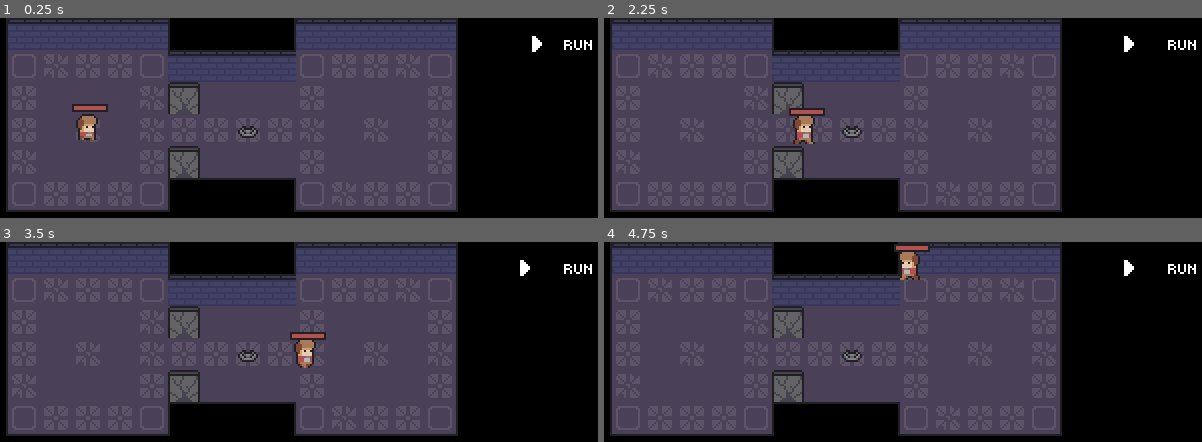
Above: before the commit, frames 1-4 (two rows, left to right).
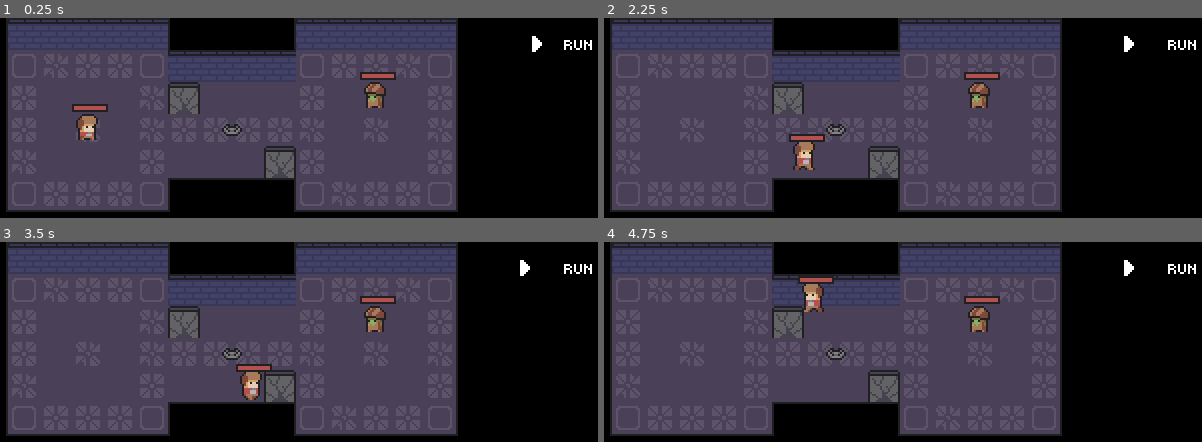
Above: after the commit, the same moments.

Repository: Guthen/KnightHelper
Game: Godot game, scene res://game/Game.tscn
The game is run twice, just before and just after one commit, with the same random seed, the same clock (stepped at 60 frames per second) and the same inputs.
Inputs (mouse positions are in pixels of both pictures, inside the frame that each line leads up to):
- Up to frame 1 (0.25 s): no input
- Up to frame 2 (2.25 s): click (1166, 44) at 0.5 s; tap Enter at 1.25 s; hold D (right) 1.28-2.03 s; hold S (down) from 2.03 s (still down)
- Up to frame 3 (3.5 s): release S (down) at 2.78 s; hold D (right) from 2.78 s (still down)
- Up to frame 4 (4.75 s): release D (right) at 3.53 s; hold Z (up) 3.53-4.28 s; hold Q (left) from 4.28 s (still down)

The runs differ from the first frame. In frame 1, 2.2% of the frame differs, in the area x 28-67%, y 27-80%; in frame 2, 3.2%; in frame 3, 3.5%; in frame 4, 3.5%, in the area x 28-67%, y 1-80%.

Commit message:
Character Parent Scene + Goblin + Center Bear Trap

Diff:
--- a/player/Player.tscn
+++ b/character/Character.tscn
@@ -1,40 +1,40 @@
 [gd_scene load_steps=11 format=2]
 
-[ext_resource path="res://player/player.png" type="Texture" id=1]
-[ext_resource path="res://player/player.gd" type="Script" id=2]
+[ext_resource path="res://character/character.gd" type="Script" id=1]
+[ext_resource path="res://character/player/player.png" type="Texture" id=2]
 
-[sub_resource type="AtlasTexture" id=9]
-atlas = ExtResource( 1 )
+[sub_resource type="AtlasTexture" id=1]
+atlas = ExtResource( 2 )
 region = Rect2( 0, 0, 11, 15 )
 
-[sub_resource type="AtlasTexture" id=10]
-atlas = ExtResource( 1 )
+[sub_resource type="AtlasTexture" id=2]
+atlas = ExtResource( 2 )
 region = Rect2( 11, 0, 11, 15 )
 
-[sub_resource type="AtlasTexture" id=11]
-atlas = ExtResource( 1 )
+[sub_resource type="AtlasTexture" id=3]
+atlas = ExtResource( 2 )
 region = Rect2( 0, 15, 11, 15 )
 
-[sub_resource type="AtlasTexture" id=12]
-atlas = ExtResource( 1 )
+[sub_resource type="AtlasTexture" id=4]
+atlas = ExtResource( 2 )
 region = Rect2( 11, 15, 11, 15 )
 
-[sub_resource type="AtlasTexture" id=13]
-atlas = ExtResource( 1 )
+[sub_resource type="AtlasTexture" id=5]
+atlas = ExtResource( 2 )
 region = Rect2( 22, 15, 11, 15 )
 
-[sub_resource type="AtlasTexture" id=14]
-atlas = ExtResource( 1 )
+[sub_resource type="AtlasTexture" id=6]
+atlas = ExtResource( 2 )
 region = Rect2( 33, 15, 11, 15 )
 
 [sub_resource type="SpriteFrames" id=7]
 animations = [ {
-"frames": [ SubResource( 9 ), SubResource( 10 ) ],
+"frames": [ SubResource( 1 ), SubResource( 2 ) ],
 "loop": true,
 "name": "idle",
 "speed": 5.0
 }, {
-"frames": [ SubResource( 11 ), SubResource( 12 ), SubResource( 13 ), SubResource( 14 ) ],
+"frames": [ SubResource( 3 ), SubResource( 4 ), SubResource( 5 ), SubResource( 6 ) ],
 "loop": true,
 "name": "walk",
 "speed": 8.0
@@ -43,10 +43,9 @@
 [sub_resource type="RectangleShape2D" id=8]
 extents = Vector2( 5.5, 2 )
 
-[node name="Player" type="KinematicBody2D"]
+[node name="Character" type="KinematicBody2D"]
 collision_layer = 2
-script = ExtResource( 2 )
-speed = 75
+script = ExtResource( 1 )
 
 [node name="AnimatedSprite" type="AnimatedSprite" parent="."]
 position = Vector2( 0, -2 )
@@ -79,7 +78,7 @@
 margin_top = -12.0
 margin_right = 9.0
 margin_bottom = -10.0
-color = Color( 0.94902, 0.941176, 0.898039, 1 )
+color = Color( 0.94902, 0.941176, 1, 1 )
 __meta__ = {
 "_edit_use_anchors_": false
 }
--- a/player/player.gd
+++ b/character/character.gd
@@ -2,13 +2,15 @@
 
 export var health: float = 100
 export var max_health: float = 100
-export var speed: int = 40
-var is_freezed: bool = false
+export var speed: int = 75
+export var is_looking_left: bool = false
+export var is_freezed: bool = false
 
 onready var game = get_node( "/root/Game" )
 
 func _ready():
-	pass
+	if is_looking_left:
+		$AnimatedSprite.flip_h = true
 
 var last_damage_time = 0
 func _process( dt ):
@@ -20,16 +22,7 @@
 		$HUD/HealthRectDamage.rect_scale.x = lerp( $HUD/HealthRectDamage.rect_scale.x, ratio, dt * 5 )
 
 func _physics_process( dt ):
-	var dir = Vector2()
-
-	if Input.is_action_pressed( "up" ):
-		dir.y -= 1
-	if Input.is_action_pressed( "down" ):
-		dir.y += 1
-	if Input.is_action_pressed( "left" ):
-		dir.x -= 1
-	if Input.is_action_pressed( "right" ):
-		dir.x += 1
+	var dir = get_movement_direction()
 
 	if not game.is_running or is_freezed or dir == Vector2.ZERO:
 		$AnimatedSprite.play( "idle" )
@@ -38,6 +31,7 @@
 	#  flip sprite
 	if not ( dir.x == 0 ):
 		$AnimatedSprite.flip_h = dir.x < 0
+		is_looking_left = $AnimatedSprite.flip_h
 
 	#  move
 	move_and_slide( dir.normalized() * speed )
@@ -48,3 +42,6 @@
 	last_damage_time = 0
 	if health < 0:
 		get_tree().reload_current_scene()
+
+func get_movement_direction() -> Vector2:
+	return Vector2.ZERO
--- /dev/null
+++ b/character/goblin/Goblin.tscn
@@ -0,0 +1,50 @@
+[gd_scene load_steps=10 format=2]
+
+[ext_resource path="res://character/Character.tscn" type="PackedScene" id=1]
+[ext_resource path="res://character/goblin/goblin.png" type="Texture" id=2]
+
+[sub_resource type="AtlasTexture" id=1]
+atlas = ExtResource( 2 )
+region = Rect2( 0, 0, 11, 15 )
+
+[sub_resource type="AtlasTexture" id=2]
+atlas = ExtResource( 2 )
+region = Rect2( 11, 0, 11, 15 )
+
+[sub_resource type="AtlasTexture" id=3]
+atlas = ExtResource( 2 )
+region = Rect2( 0, 15, 11, 15 )
+
+[sub_resource type="AtlasTexture" id=4]
+atlas = ExtResource( 2 )
+region = Rect2( 11, 15, 11, 15 )
+
+[sub_resource type="AtlasTexture" id=5]
+atlas = ExtResource( 2 )
+region = Rect2( 22, 15, 11, 15 )
+
+[sub_resource type="AtlasTexture" id=6]
+atlas = ExtResource( 2 )
+region = Rect2( 33, 15, 11, 15 )
+
+[sub_resource type="SpriteFrames" id=7]
+animations = [ {
+"frames": [ SubResource( 1 ), SubResource( 2 ) ],
+"loop": true,
+"name": "idle",
+"speed": 5.0
+}, {
+"frames": [ SubResource( 3 ), SubResource( 4 ), SubResource( 5 ), SubResource( 6 ) ],
+"loop": true,
+"name": "walk",
+"speed": 5.0
+} ]
+
+[node name="Goblin" instance=ExtResource( 1 )]
+health = 25.0
+max_health = 25.0
+speed = 60
+
+[node name="AnimatedSprite" parent="." index="0"]
+frames = SubResource( 7 )
+animation = "walk"
--- /dev/null
+++ b/character/player/Player.tscn
@@ -0,0 +1,7 @@
+[gd_scene load_steps=3 format=2]
+
+[ext_resource path="res://character/Character.tscn" type="PackedScene" id=1]
+[ext_resource path="res://character/player/player.gd" type="Script" id=2]
+
+[node name="Player" instance=ExtResource( 1 )]
+script = ExtResource( 2 )
--- /dev/null
+++ b/character/player/player.gd
@@ -0,0 +1,19 @@
+extends "res://character/character.gd"
+
+
+func _ready():
+	pass
+
+func get_movement_direction() -> Vector2:
+	var dir = Vector2()
+
+	if Input.is_action_pressed( "up" ):
+		dir.y -= 1
+	if Input.is_action_pressed( "down" ):
+		dir.y += 1
+	if Input.is_action_pressed( "left" ):
+		dir.x -= 1
+	if Input.is_action_pressed( "right" ):
+		dir.x += 1
+
+	return dir
--- a/game/Game.tscn
+++ b/game/Game.tscn
@@ -1,12 +1,13 @@
-[gd_scene load_steps=20 format=2]
+[gd_scene load_steps=21 format=2]
 
 [ext_resource path="res://map/tileset.png" type="Texture" id=1]
-[ext_resource path="res://player/Player.tscn" type="PackedScene" id=2]
+[ext_resource path="res://character/player/Player.tscn" type="PackedScene" id=2]
 [ext_resource path="res://assets/vkx_pixel.ttf" type="DynamicFontData" id=3]
 [ext_resource path="res://assets/play.png" type="Texture" id=4]
 [ext_resource path="res://game/objects/BreakableWall.tscn" type="PackedScene" id=5]
 [ext_resource path="res://game/objects/BearTrap.tscn" type="PackedScene" id=6]
 [ext_resource path="res://game/game.gd" type="Script" id=7]
+[ext_resource path="res://character/goblin/Goblin.tscn" type="PackedScene" id=8]
 
 [sub_resource type="ConvexPolygonShape2D" id=1]
 points = PoolVector2Array( 16, 16, 0, 16, 0, 0, 16, 0 )
@@ -124,16 +125,20 @@
 tile_data = PoolIntArray( 0, 0, 65538, 1, 0, 0, 2, 0, 0, 3, 0, 0, 4, 0, 0, 5, 0, 0, 6, 0, 65540, 9, 0, 65538, 10, 0, 0, …(617 unchanged characters)…
 
 [node name="BreakableWall" parent="WallMap" instance=ExtResource( 5 )]
-position = Vector2( 104, 72 )
+position = Vector2( 152, 72 )
 
 [node name="BreakableWall2" parent="WallMap" instance=ExtResource( 5 )]
 position = Vector2( 104, 40 )
 
 [node name="BearTrap" parent="WallMap" instance=ExtResource( 6 )]
-position = Vector2( 136, 60 )
+position = Vector2( 128, 56 )
 
 [node name="Player" parent="WallMap" instance=ExtResource( 2 )]
 position = Vector2( 56, 56 )
+
+[node name="Goblin" parent="WallMap" instance=ExtResource( 8 )]
+position = Vector2( 200, 40 )
+is_looking_left = true
 
 [node name="Camera2D" type="Camera2D" parent="."]
 anchor_mode = 0
--- a/game/objects/BearTrap.tscn
+++ b/game/objects/BearTrap.tscn
@@ -26,11 +26,10 @@
 script = ExtResource( 2 )
 
 [node name="AnimatedSprite" type="AnimatedSprite" parent="."]
-position = Vector2( 0, -4 )
+position = Vector2( 0, -1 )
 frames = SubResource( 3 )
 
 [node name="Area2D" type="Area2D" parent="."]
-position = Vector2( 0, -3 )
 
 [node name="CollisionShape2D" type="CollisionShape2D" parent="Area2D"]
 position = Vector2( 0, 0.5 )
--- a/game/objects/bear_trap.gd
+++ b/game/objects/bear_trap.gd
@@ -14,7 +14,7 @@
 		is_activated = true
 		$AnimatedSprite.set_frame( 1 )
 
-		body.position = position + Vector2( 0, -10 )
+		body.position = position + Vector2( 0, -6 )
 		body.is_freezed = true
 		body.take_damage( 40 )
 
Binary file added: character/goblin/goblin.aseprite
Binary file added: character/goblin/goblin.png
Not shown, changed: character/goblin/goblin.png.import
Renamed: player/player.aseprite -> character/player/player.aseprite
Renamed: player/player.png -> character/player/player.png
Not shown, added: character/player/player.png.import
